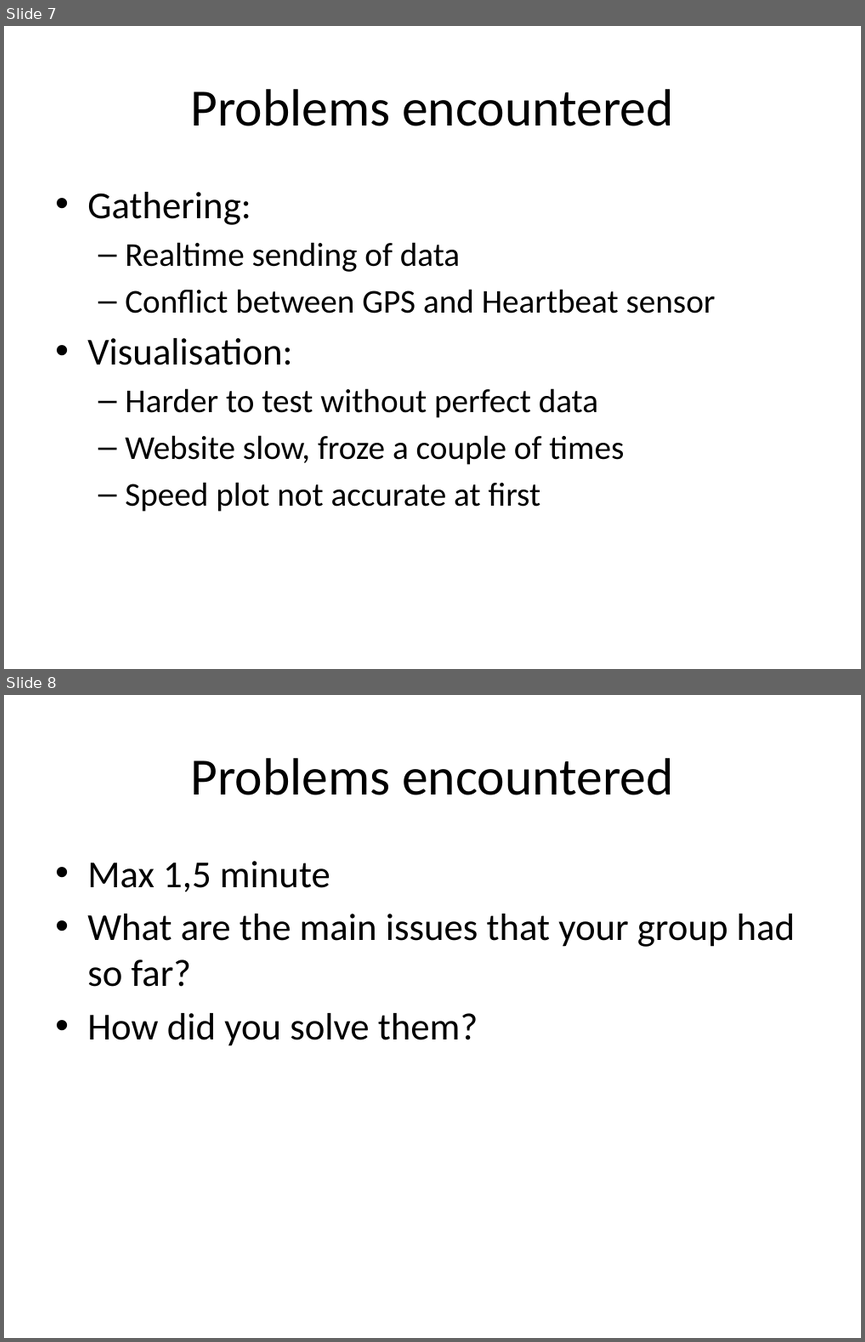
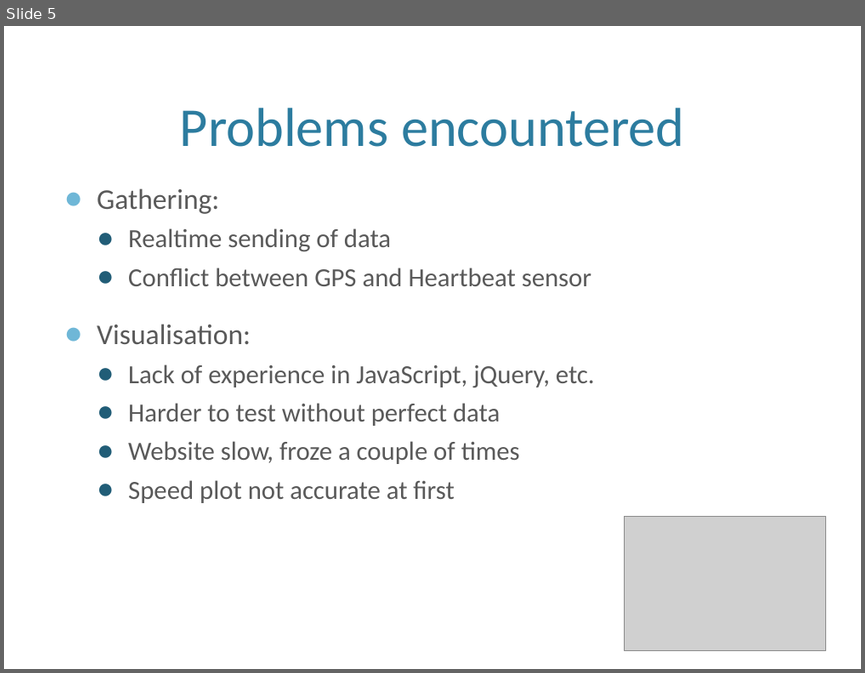
Before and after one commit to bicyclus/prototype1, a slide deck: Verslagen/intermediatedemo.pptx. Shown one above the other, each under a label of ours: slides 7 and 8 before the commit, slide 5 after it. The pictures are 865x1342 and 865x673 pixels, drawn with LibreOffice and Linux fonts; fonts in the diff are those of the drawing; grey boxes stand for pictures; background and template pictures are left out. Boxes give left, top, right and bottom in pixels: in the first picture for what was removed or moved away, otherwise in the second. Text is boxed around its words. In the diff, an @@ line names an element or a change of style, - is before the commit and + after.

```diff
--- a/Verslagen/intermediatedemo.pptx
+++ b/Verslagen/intermediatedemo.pptx
@@ slide 8 removed at box(4, 695, 861, 1338), background #FFFFFF @@
@@ title removed at box(190, 758, 673, 795) @@
-Problems encountered
@@ text removed at box(87, 861, 795, 1046) @@
-• Max 1,5 minute
-• What are the main issues that your group had so far?
-• How did you solve them?
@@ what was slide 7 is now slide 5 @@
@@ slide 5 changed as well @@
@@ title "Problems encountered": place and size @@
-title "Problems encountered" at box(190, 89, 673, 126)
+title "Problems encountered" at box(180, 108, 685, 147)
@@ title "Problems encountered" at box(180, 108, 685, 147): size 44 to 46 pt, text colour #000000 to #2C7C9F; vertical alignment middle to bottom @@
@@ text "Gathering:": place and size @@
-text "Gathering:" at box(87, 192, 715, 511)
+text "Gathering:" at box(97, 188, 595, 503)
@@ text at box(97, 188, 591, 503): size 32 to 24 pt in "Gathering:", "Visualisation:"; text colour #000000 to #595959 in "Gathering:", "Realtime sending of data", "Conflict between GPS and Heartbeat sensor", "Visualisation:" and 3 more places; size 28 to 22 pt in "Realtime sending of data", "Conflict between GPS and Heartbeat sensor", "Harder to test without perfect data", "Website slow, froze a couple of times" and 1 more places; bullet • to ●; more space between paragraphs; bullet – to ● @@
@@ text at box(128, 364, 595, 388): paragraph added @@
+  ● Lack of experience in JavaScript, jQuery, etc.
@@ picture added at box(624, 516, 826, 651) @@
```
Also in this commit, not shown: 4 other slides changed, 3 slides added, 4 other slides removed.
